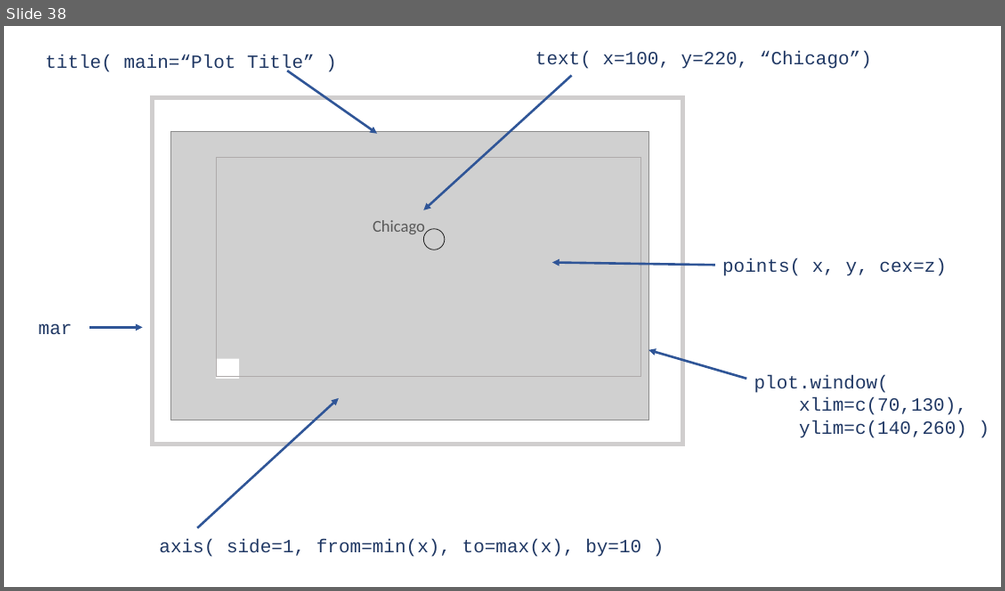
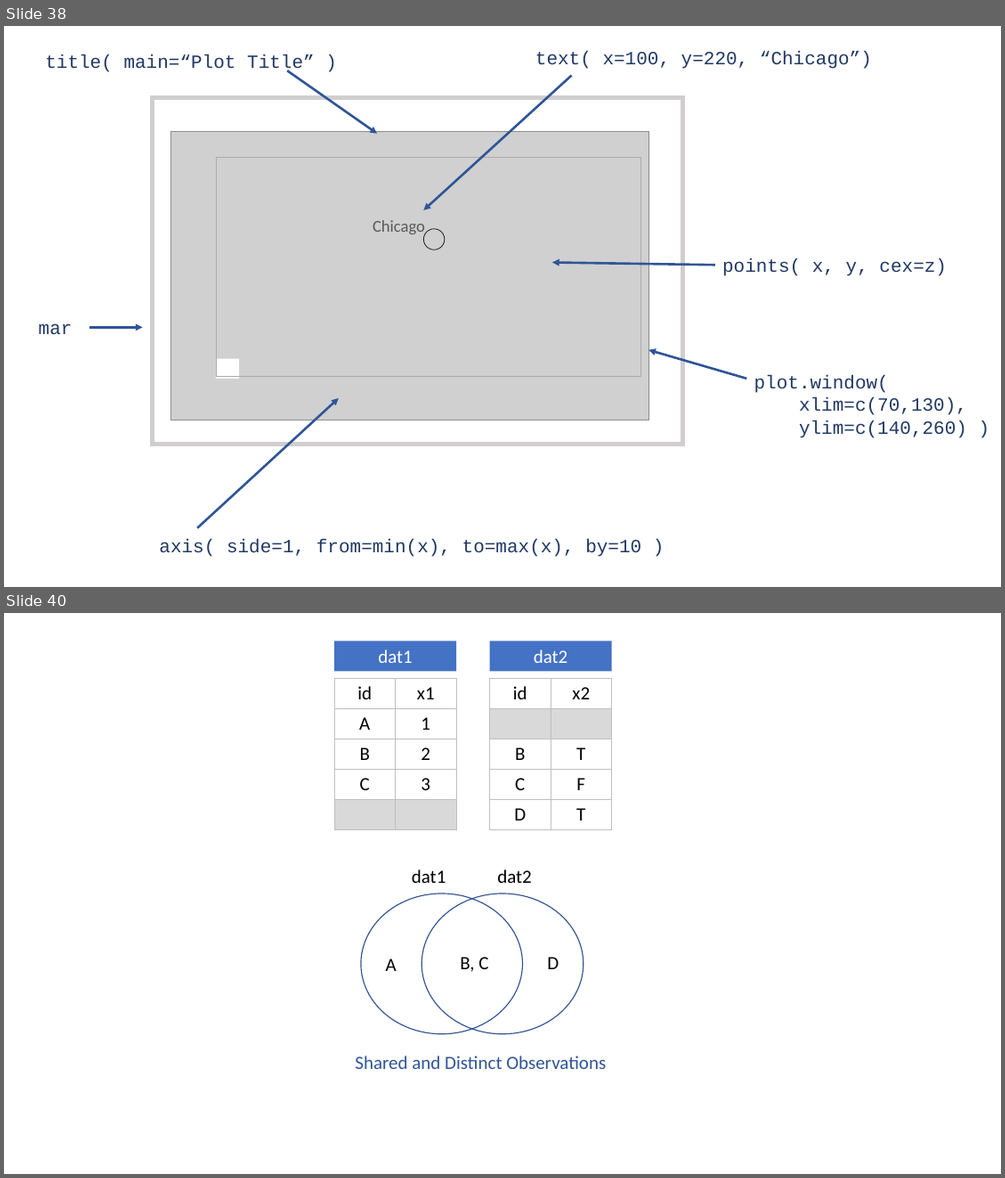
Before and after one commit to DS4PS/Data-Science-Class, a slide deck: TEXTBOOK/figures/figures.pptx. Shown one above the other, each under a label of ours: slide 38 before the commit, slides 38 and 40 after it; the slides between them are not shown. The pictures are 1005x591 and 1005x1178 pixels, drawn with LibreOffice and Linux fonts; fonts in the diff are those of the drawing; grey boxes stand for pictures. Boxes give left, top, right and bottom in pixels: in the first picture for what was removed or moved away, otherwise in the second. Text is boxed around its words. In the diff, an @@ line names an element or a change of style, - is before the commit and + after.

```diff
--- a/TEXTBOOK/figures/figures.pptx
+++ b/TEXTBOOK/figures/figures.pptx
@@ slide 40 added at [4, 613, 1001, 1174], background #FFFFFF @@
@@ rectangle added at [334, 641, 456, 672], fill #4472C4, 18 pt, text #FFFFFF @@
+dat1
@@ rectangle added at [489, 641, 611, 672], fill #4472C4, 18 pt, text #FFFFFF @@
+dat2
@@ table added at [334, 679, 457, 831], 5 rows, 2 columns @@
+id | x1
+A | 1
+B | 2
+C | 3
+ | 
@@ table added at [489, 679, 612, 831], 5 rows, 2 columns @@
+id | x2
+ | 
+B | T
+C | F
+D | T
@@ text added at [412, 869, 445, 883], 18 pt, text #000000 @@
+dat1
@@ text added at [497, 869, 531, 883], 18 pt, text #000000 @@
+dat2
@@ ellipse added at [361, 893, 522, 1034], outline #325491 1 pt @@
@@ ellipse added at [422, 893, 583, 1034], outline #325491 1 pt @@
@@ text added at [386, 958, 396, 971], 18 pt, text #000000 @@
+A
@@ text added at [460, 957, 488, 972], 18 pt, text #000000 @@
+B, C
@@ text added at [547, 957, 558, 969], 18 pt, text #000000 @@
+D
@@ text added at [355, 1055, 606, 1069], 18 pt, text #2F5597 @@
+Shared and Distinct Observations
```
Also in this commit, not shown: 7 other slides added, 20 other files.
